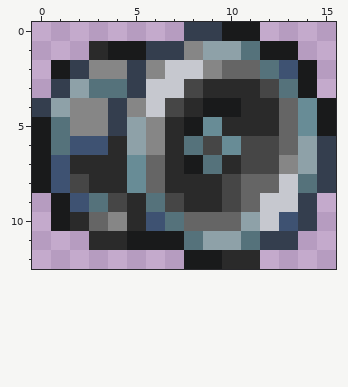
Edited in one commit: pixel-art sprite (Content/Items/Yoyos/LeadYoyo.png). The first picture shows the starting point.
The file is 32x26 pixels, drawn in blocks of 2x2; one block is one cell here.
Once edited:
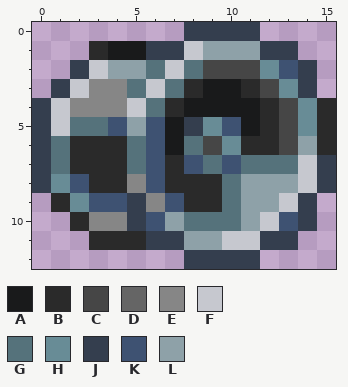
Palette (. is transparent): A #191a1b  B #2a2a2a  C #464646  D #656565  E #868686  F #c6c8cf  G #55727b  H #688c96  J #343e4e  K #3e5272  L #8ea1a8
From old to new:
Changed rows in their new state; - is an unchanged pixel.
first column x 0:
 0 ----------JJ----
 1 --------F--LJJ--
 2 -.-FLLG-GCCCH-J-
 3 --FEEG-GBAA--HJ-
 4 -F--EFGBA--A-C-B
 5 JFGGK-KAJ-KA-C-B
 6 J-BB-GKA---BBC-B
 7 JG---GK-K-KGGGF-
 8 JHK--EK---GLLLF-
 9 -BHKKJEK--GLL---
10 -.-E-J-LGGG-----
11 -----BJJL-FF----
12 --------JJJJ----
Pixel boxes of the changes (left, top, right, bottom) in both pictures:
changed: (32, 22, 336, 269)
